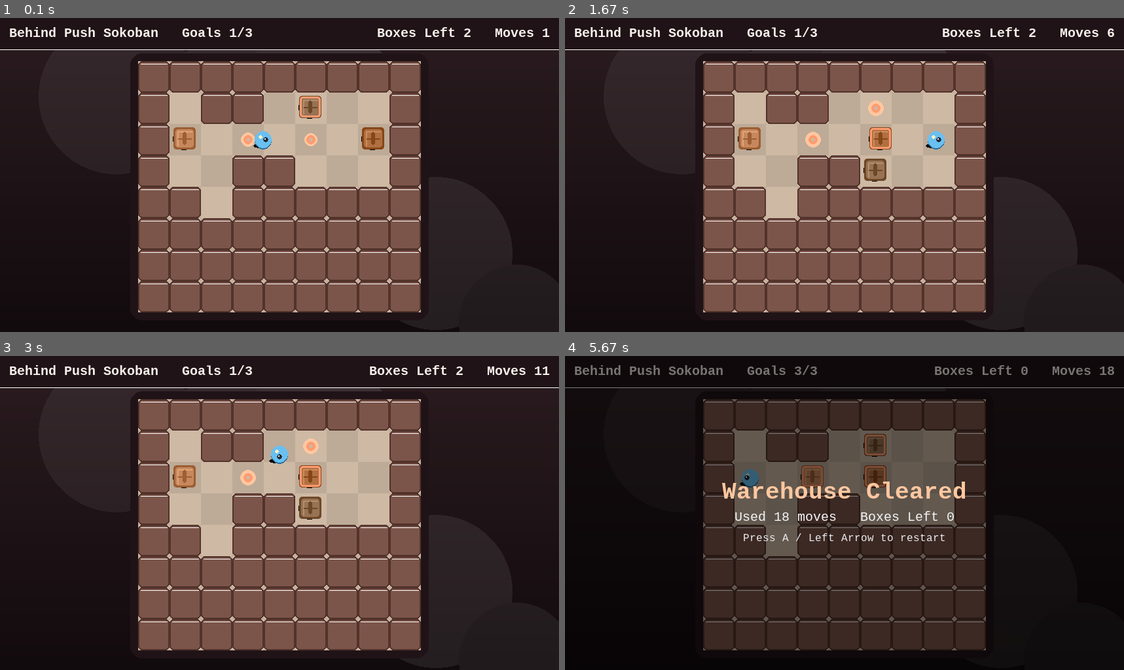
Above: before the commit, frames 1-4 (two rows, left to right).
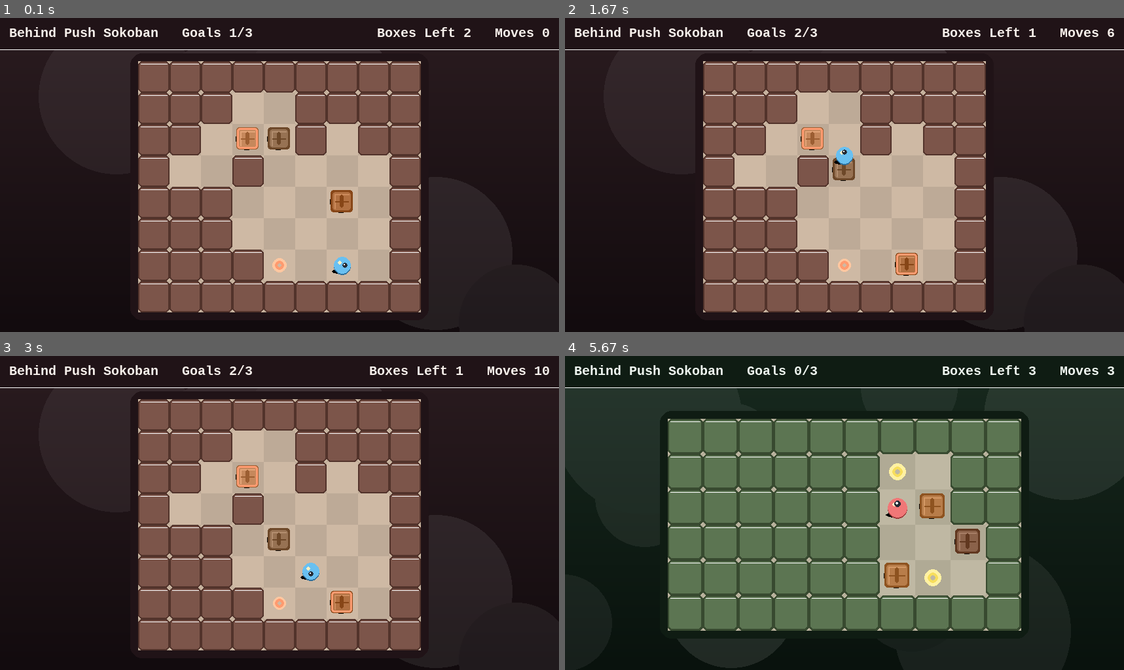
Above: after the commit, the same moments.

Repository: betmma/VideoWorldModelTest
Game: pygame game, started from games/sokobans/behind_push.py
Same seed, same stepped clock (60 frames per second), same inputs: the game is played once before the commit and once after it.
Inputs:
- Up to frame 1 (0.1 s): no input
- Up to frame 2 (1.67 s): no input
- Up to frame 3 (3 s): no input
- Up to frame 4 (5.67 s): tap Space at 3.33 s

The runs differ from the first frame. In frame 1, 14% of the frame differs, in the area x 30-99%, y 3-84%; in frame 2, 14%; in frame 3, 14%; in frame 4, 69%, in the area x 0-100%, y 2-100%.

Commit message:
fix first emitted video frame is already after the first action

Diff:
--- a/engineBase.py
+++ b/engineBase.py
@@ -205,6 +205,18 @@
         if should_continue is False:
             self.running = False
 
+    def _emit_rendered_frame(self, action: ActionState, ended_this_frame: bool) -> None:
+        """Emit the current drawn frame and advance the rendered-frame index."""
+        if self.max_frames is not None and self.rendered_frame_index >= self.max_frames:
+            self.running = False
+            return
+
+        self._emit_frame(action, ended_this_frame)
+        self.rendered_frame_index += 1
+
+        if self.max_frames is not None and self.rendered_frame_index >= self.max_frames:
+            self.running = False
+
     # ------------------------------------------------------------------
     # Concrete frame loop
     # ------------------------------------------------------------------
@@ -212,7 +224,8 @@
     def run(self) -> int:
         """
         Run the game loop until a quit signal or max_frames is reached.
-        Returns the total number of processed frames.
+        max_frames limits emitted rendered frames, including the initial frame.
+        Returns the total number of emitted rendered frames.
         """
         self.running = True
         self.frame_index = 0
@@ -222,12 +235,14 @@
         self.game.draw()
         if not self.game.headless:
             self._flip()
+        self._emit_rendered_frame(self._blank_action(), False)
 
         while self.running:
             self._handle_events()
             if not self.running:
                 break
 
+            self.frame_index += 1
             action = self._next_action()
             ended_this_frame = self.game.update(action)
             if ended_this_frame:
@@ -236,16 +251,12 @@
             self.game.draw()
             if not self.game.headless:
                 self._flip()
-            self.rendered_frame_index += 1
-            self._emit_frame(action, ended_this_frame)
-            self._tick()
-
-            self.frame_index += 1
-            if self.max_frames is not None and self.frame_index >= self.max_frames:
-                self.running = False
+            self._emit_rendered_frame(action, ended_this_frame)
+            if self.running:
+                self._tick()
 
         self._quit()
-        return self.frame_index
+        return self.rendered_frame_index
 
 
 # ---------------------------------------------------------------------------
--- a/games/sokoban.py
+++ b/games/sokoban.py
@@ -223,6 +223,8 @@
         self.player_r, self.player_c = player
 
         for r, c, kind in box_specs:
+            if (r, c) == player:
+                continue
             box = self._make_box(r, c, kind=kind)
             self.boxes.append(box)
             self.box_map[(r, c)] = box
@@ -508,10 +510,10 @@
                 floors.add((side_r, side_c))
 
         empty_cells = list(floors)
-        open_cells = [(r, c) for r, c in empty_cells[1:] if ((r-1,c) in floors) + ((r+1,c) in floors) + ((r,c-1) in floors) + ((r,c+1) in floors) >= 3]
         random.shuffle(empty_cells)
         box_count = 3
         player = empty_cells[0]
+        open_cells = [(r, c) for r, c in empty_cells[1:] if ((r-1,c) in floors) + ((r+1,c) in floors) + ((r,c-1) in floors) + ((r,c+1) in floors) >= 3]
         box_cells = open_cells[:box_count]
         if len(open_cells) < box_count:
             for cell in empty_cells[1:]:
--- a/generateAutoplayDataset.py
+++ b/generateAutoplayDataset.py
@@ -215,8 +215,8 @@
     if not recorder.actions:
         raise RuntimeError("recorded clip has no frames")
 
-    recorder.actions[0] = {'W':False,'A':False,'S':False,'D':False,'LU':False,'LL':False,'LD':False,'LR':False}
-
+    if any(recorder.actions[0].values()):
+        raise RuntimeError("first recorded action must be blank; runner action/frame alignment is broken")
 
     return {
         "videoPath": video_rel.replace("\\", "/"),
--- a/ursinaRunner.py
+++ b/ursinaRunner.py
@@ -96,8 +96,7 @@
             self.game.reset()
             self.game.draw()
             self.game.app.step()
-            self._emit_frame(self._blank_action(), False)
-            self.rendered_frame_index += 1
+            self._emit_rendered_frame(self._blank_action(), False)
 
             while self.running:
                 self._handle_events()
@@ -111,16 +110,14 @@
 
                 self.game.draw()
                 self.game.app.step()
-                self.rendered_frame_index += 1
-                self._emit_frame(action, ended_this_frame)
-                self._tick()
+                self._emit_rendered_frame(action, ended_this_frame)
+                if self.running:
+                    self._tick()
 
                 self.frame_index += 1
-                if self.max_frames is not None and self.frame_index >= self.max_frames:
-                    self.running = False
         finally:
             self._quit()
-        return self.frame_index
+        return self.rendered_frame_index
 
 
 class UrsinaHumanRunner(_UrsinaBaseRunner):
